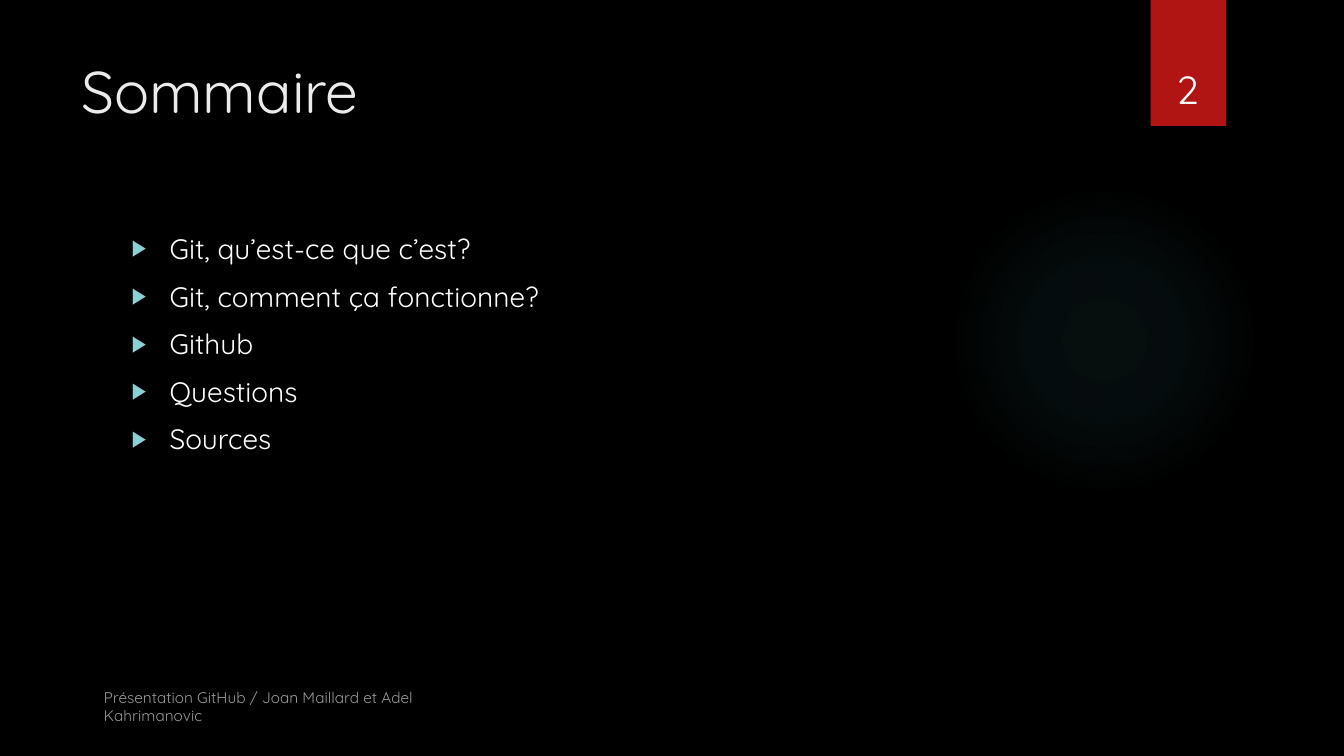
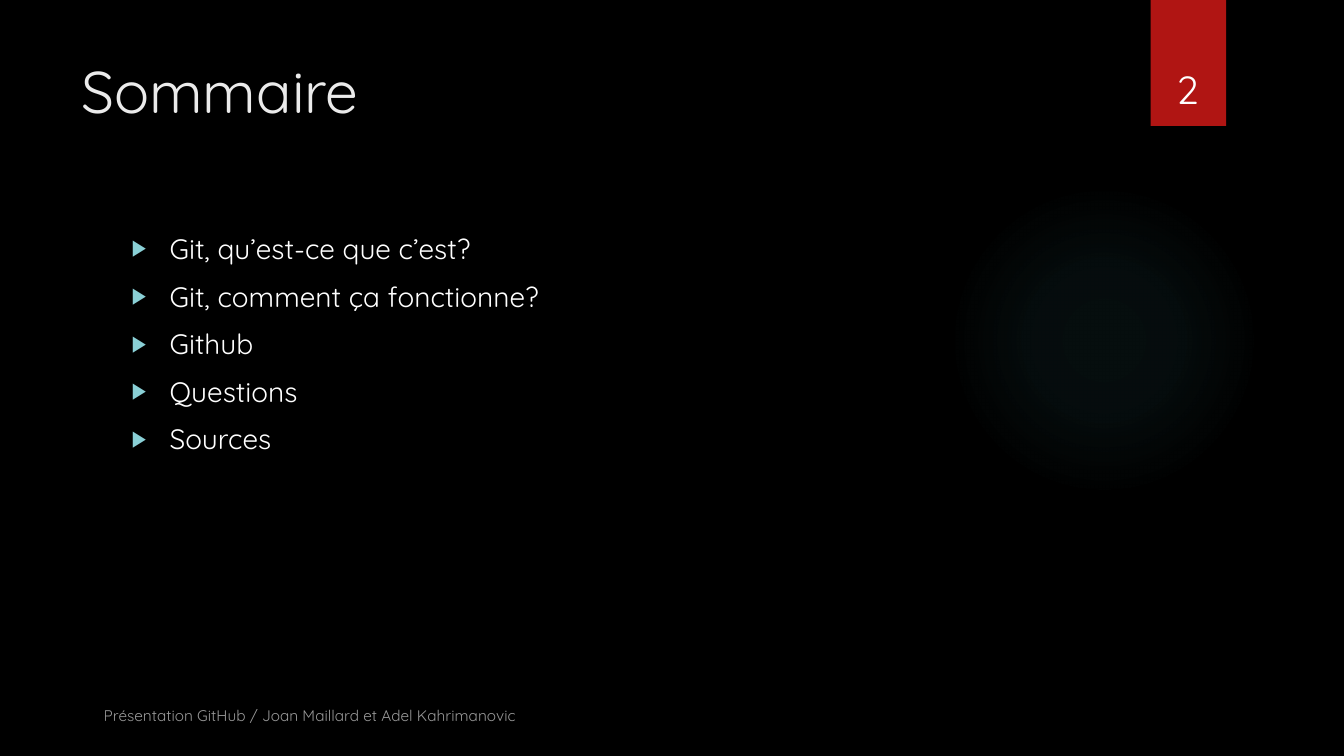
Before and after one commit to JoanMaillard/Manette, a slide deck: slide 2 of GitHub.pptx. Drawn at 1344x756 pixels with LibreOffice and Linux fonts; fonts in the diff are those of the drawing; background and template pictures are left out. Boxes give left, top, right and bottom in pixels: in the first picture for what was removed or moved away, otherwise in the second. Text is boxed around its words. In the diff, an @@ line names an element or a change of style, - is before the commit and + after.

```diff
--- a/GitHub.pptx
+++ b/GitHub.pptx
@@ text "Présentation GitHub / Joan Maillard ..." rewrapped from box(104, 692, 412, 721) to box(104, 710, 516, 721) @@
```
Also in this commit, not shown: 5 other slides changed, 3 slides added.
